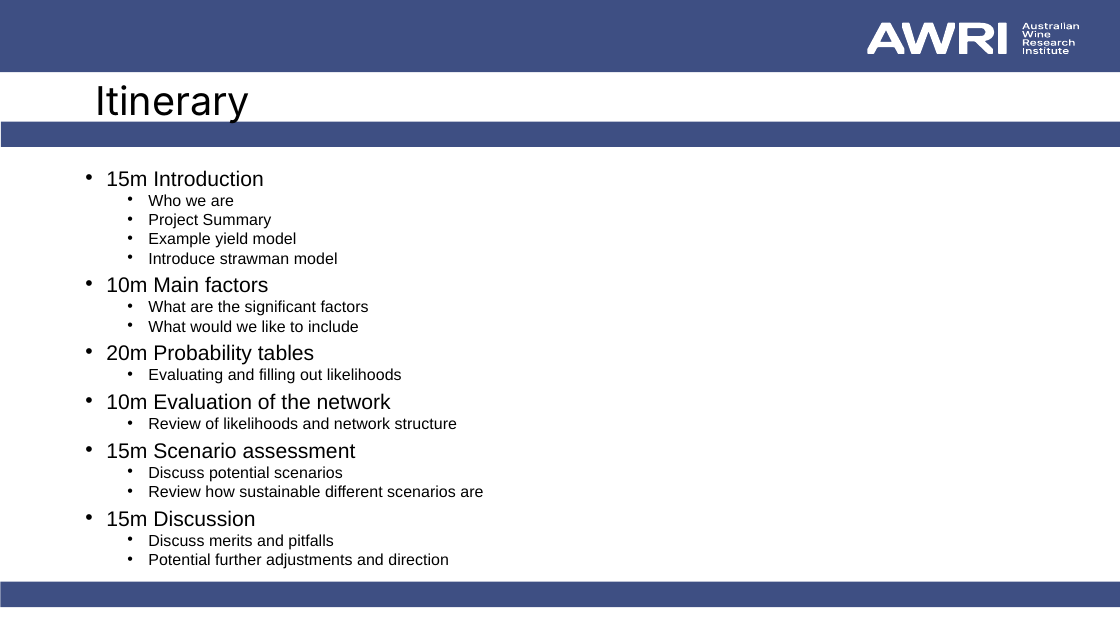
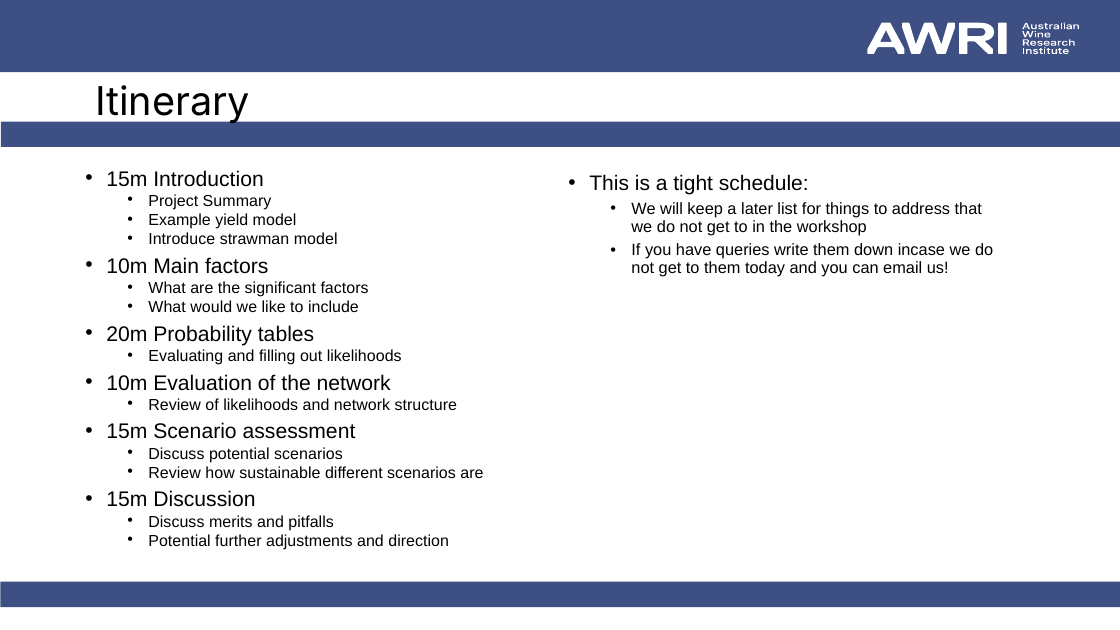
Before and after one commit to JixTheCat/Bayesian-network, a slide deck: slide 4 of BN Workshop 1.pptx (slide 2 before the commit). Drawn at 1120x630 pixels with LibreOffice and Linux fonts; fonts in the diff are those of the drawing. Boxes give left, top, right and bottom in pixels: in the first picture for what was removed or moved away, otherwise in the second. Text is boxed around its words. In the diff, an @@ line names an element or a change of style, - is before the commit and + after.

Commit message:
updated presentation

```diff
--- a/BN Workshop 1.pptx
+++ b/BN Workshop 1.pptx
@@ text added at (589, 174, 993, 277), 14 pt, text #000000 @@
+• This is a tight schedule:
+  • We will keep a later list for things to address that we do not get to in the workshop
+  • If you have queries write them down incase we do not get to them today and you can email us!
@@ text at (148, 194, 234, 206): paragraph removed @@
-  • Who we are
```
Also in this commit, not shown: 1 other slide changed, 18 slides added.
